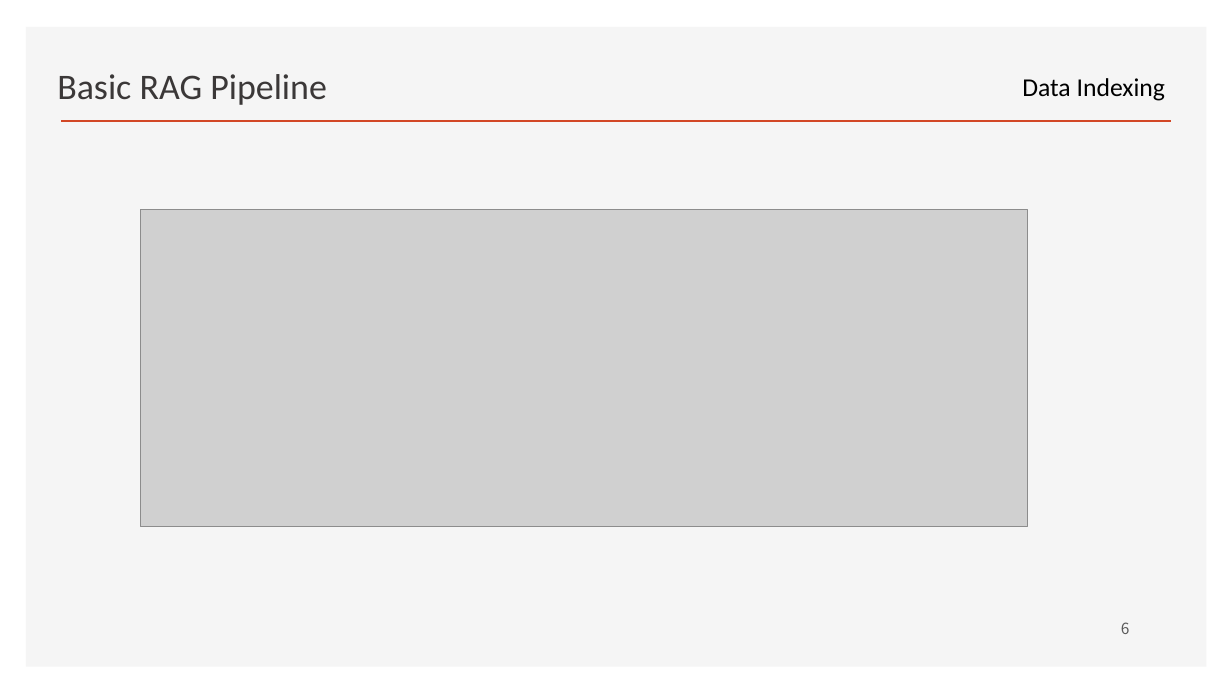
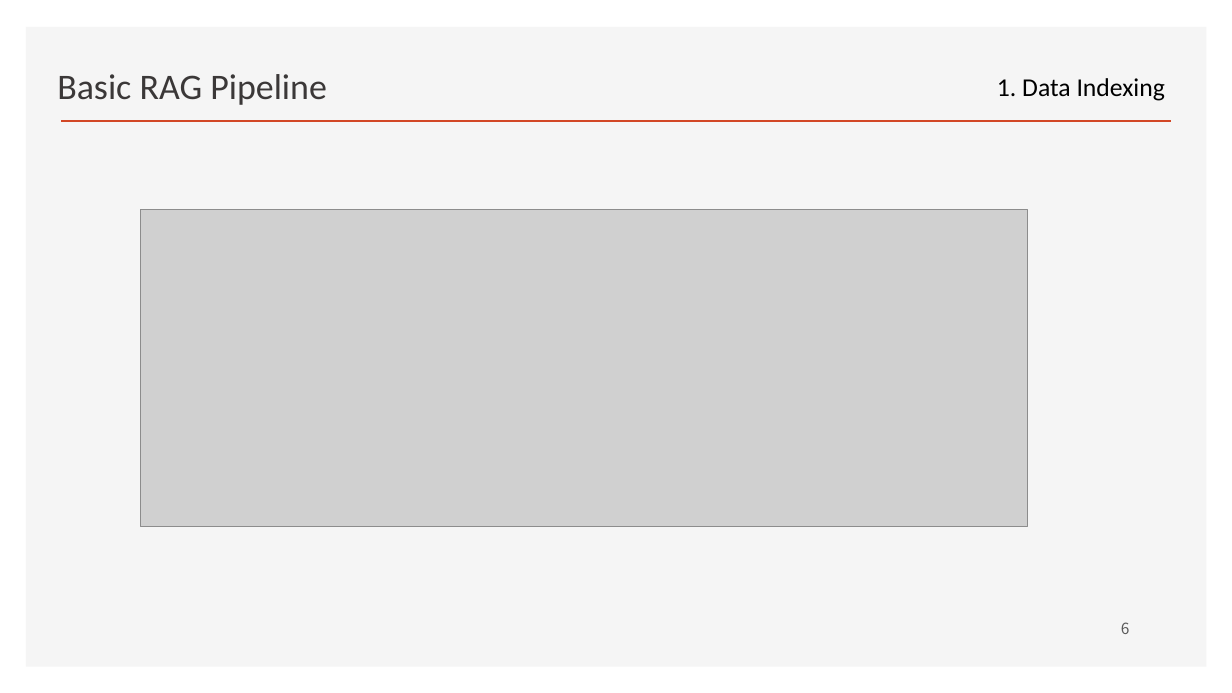
Before and after one commit to ancestor9/2026_Fall_Learning-Langchain-AI-Agent, a slide deck: slide 6 of CHAPTER 2 RAG Part I_Indexing Your Data.pptx. Drawn at 1232x693 pixels with LibreOffice and Linux fonts; fonts in the diff are those of the drawing; grey boxes stand for pictures; background and template pictures are left out. Boxes give left, top, right and bottom in pixels: in the first picture for what was removed or moved away, otherwise in the second. Text is boxed around its words. In the diff, an @@ line names an element or a change of style, - is before the commit and + after.

```diff
--- a/CHAPTER 2 RAG Part I_Indexing Your Data.pptx
+++ b/CHAPTER 2 RAG Part I_Indexing Your Data.pptx
@@ text at (997, 78, 1165, 101): text changed @@
-Data Indexing
+1. Data Indexing
```
Also in this commit, not shown: 1 other slide changed.
